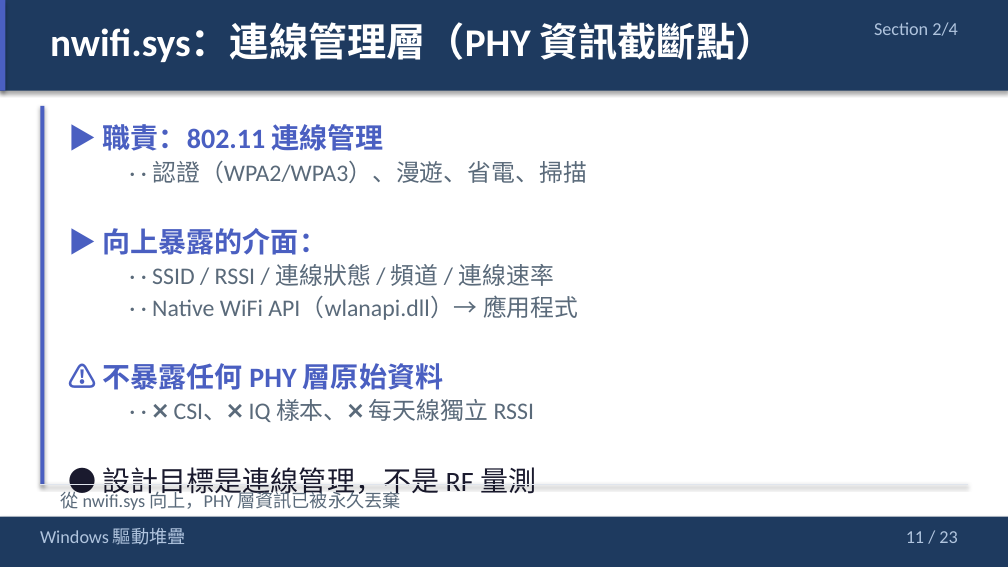
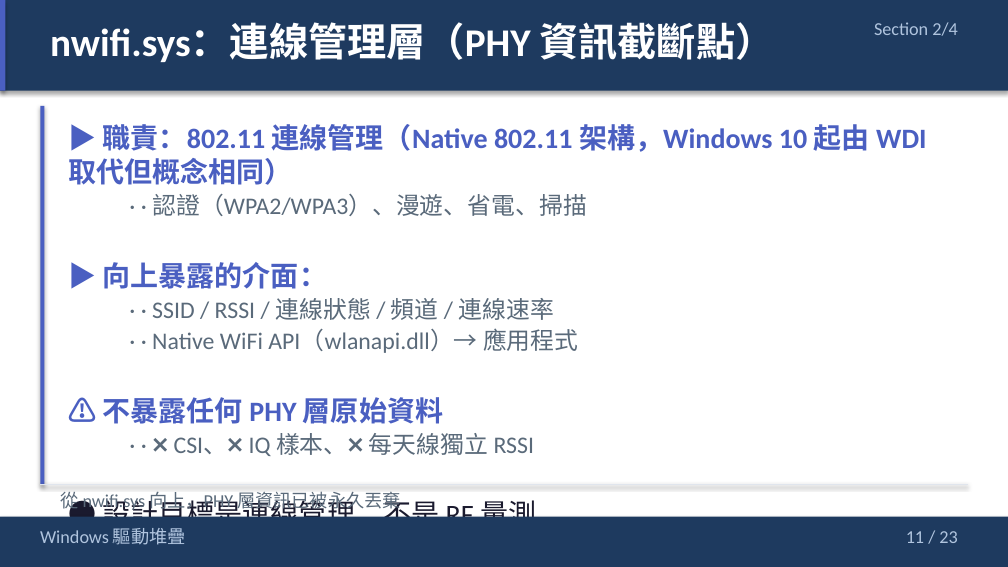
Before and after one commit to jacky92219-cell/network-ppt-project, a slide deck: slide 11 of output/network-card-csi-v5.0.pptx. Drawn at 1008x567 pixels with LibreOffice and Linux fonts; fonts in the diff are those of the drawing. Boxes give left, top, right and bottom in pixels: in the first picture for what was removed or moved away, otherwise in the second. Text is boxed around its words. In the diff, an @@ line names an element or a change of style, - is before the commit and + after.

```diff
--- a/output/network-card-csi-v5.0.pptx
+++ b/output/network-card-csi-v5.0.pptx
@@ text at <box>68,124,927,185</box>: text changed @@
-▶ 職責：802.11 連線管理
+▶ 職責：802.11 連線管理（Native 802.11 架構，Windows 10 起由 WDI 取代但概念相同）
```
Also in this commit, not shown: 2 other slides changed, 1 other file.
